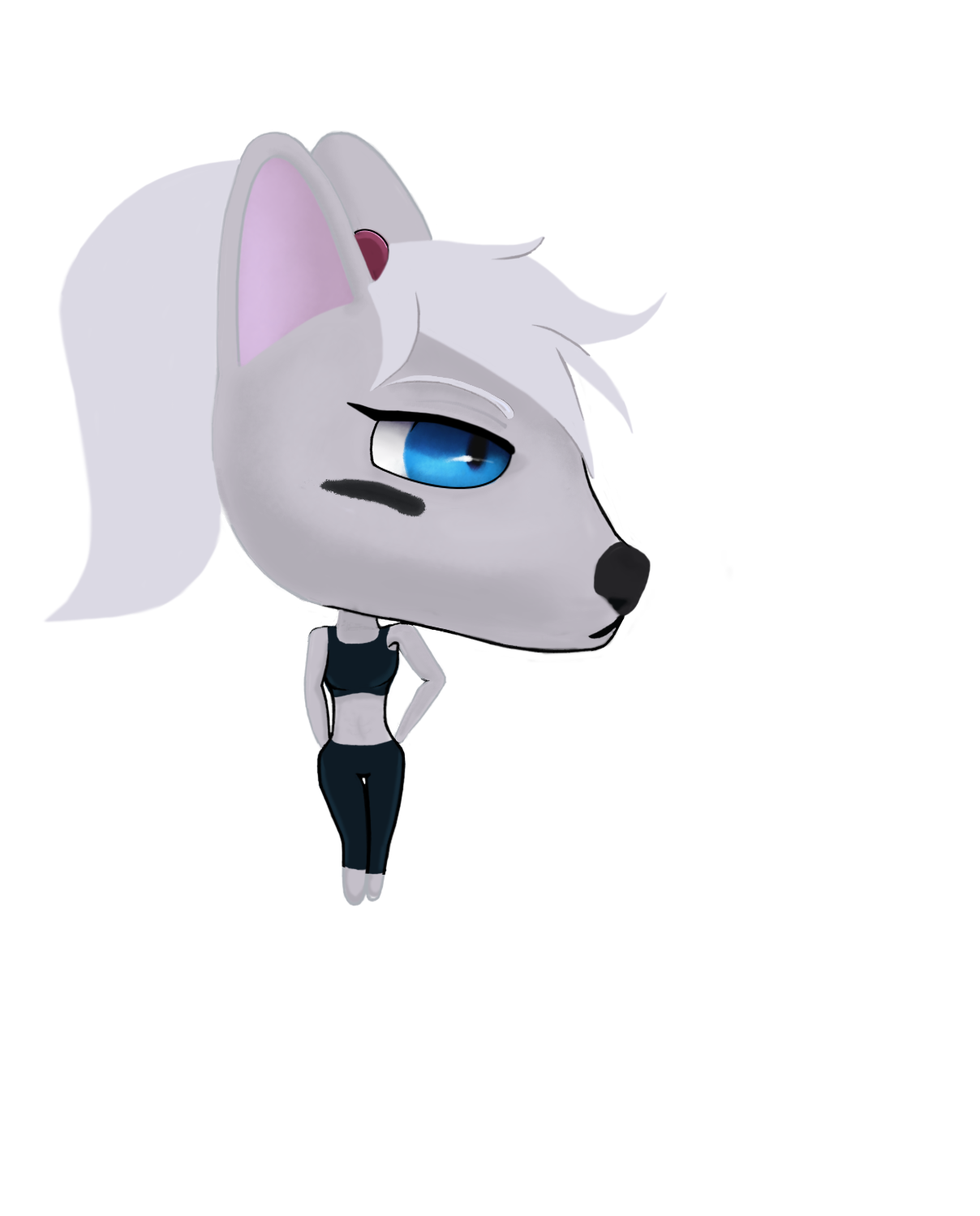
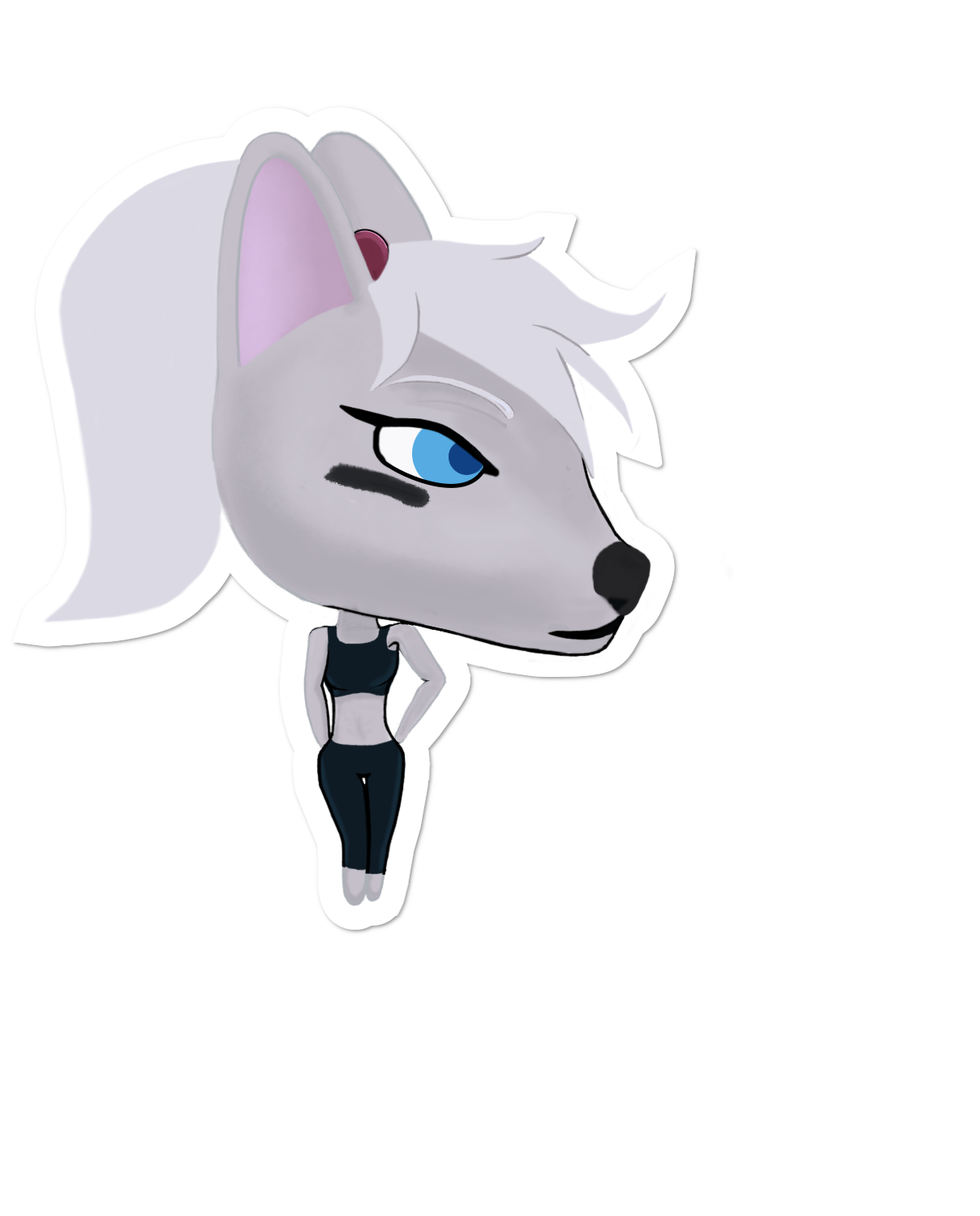
Two versions of the same layered image (980×1216). Layer-by-layer changes:
painted on "LINES" over [338, 401, 642, 658]
added layer "IRIS" above "EYE" over [411, 418, 486, 487]
added layer "EYE" above "CLOTHES" over [373, 422, 487, 487]
painted on "EYE BLACK" over [318, 461, 432, 518]
painted on "nose" over [547, 540, 652, 642]
painted on "BASE" over [342, 402, 616, 901]
removed layer "PUPIL" over [462, 428, 495, 477]
removed layer "iris2" over [385, 406, 526, 511]
removed layer "iris" over [398, 412, 513, 491]
removed layer "Eye" over [328, 401, 522, 507]
painted on "cleo_temp.png" over [11, 105, 701, 936]
